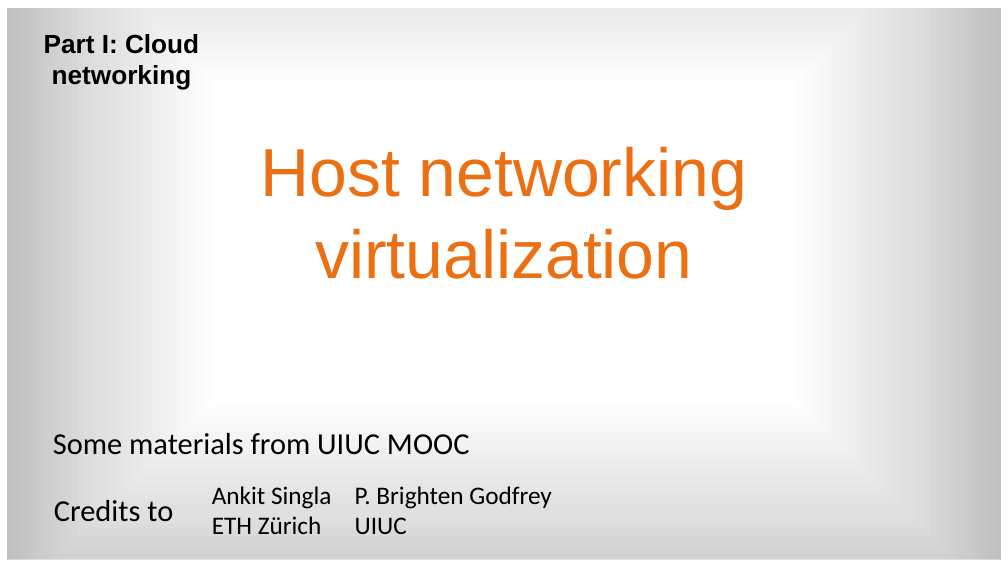
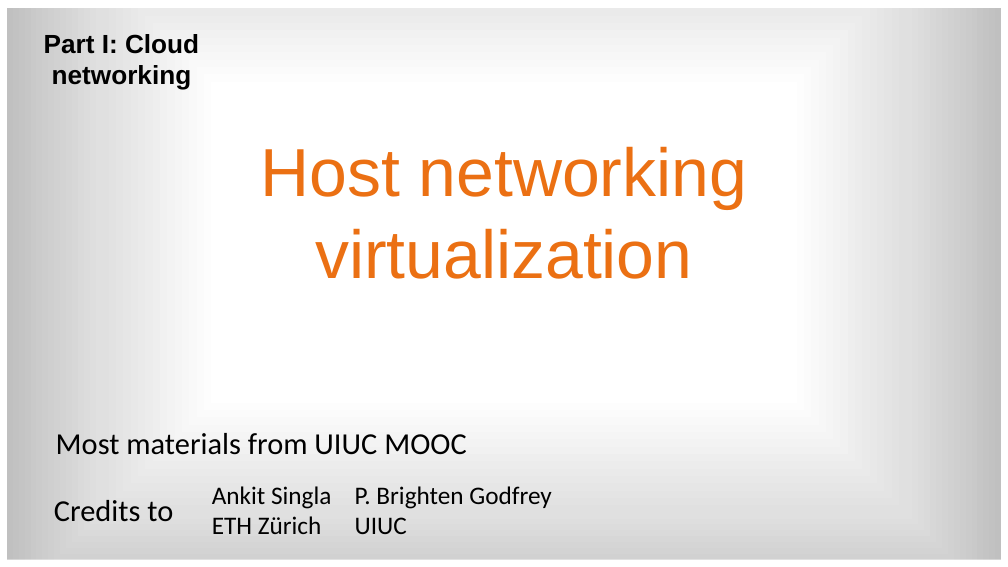
Before and after one commit to 1989chenguo/1989chenguo.github.io, a slide deck: slide 2 of Courses/2.1-host_virtualization.pptx. Drawn at 1008x567 pixels with LibreOffice and Linux fonts; fonts in the diff are those of the drawing. Boxes give left, top, right and bottom in pixels: in the first picture for what was removed or moved away, otherwise in the second. Text is boxed around its words. In the diff, an @@ line names an element or a change of style, - is before the commit and + after.

Commit message:
Update slides front page

```diff
--- a/Courses/2.1-host_virtualization.pptx
+++ b/Courses/2.1-host_virtualization.pptx
@@ text at [56,433,466,455]: text changed @@
-Some materials from UIUC MOOC
+Most materials from UIUC MOOC
```
